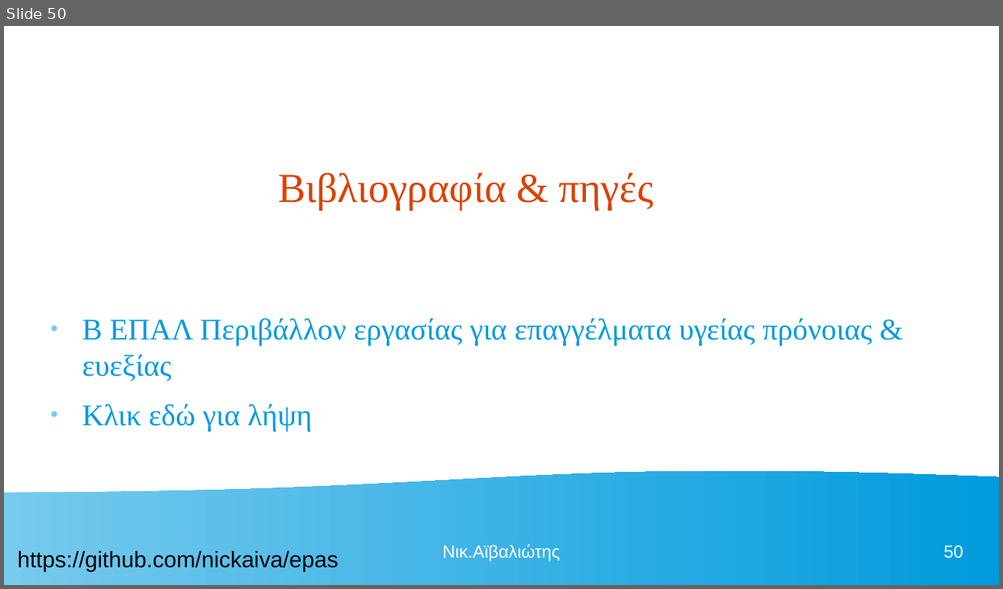
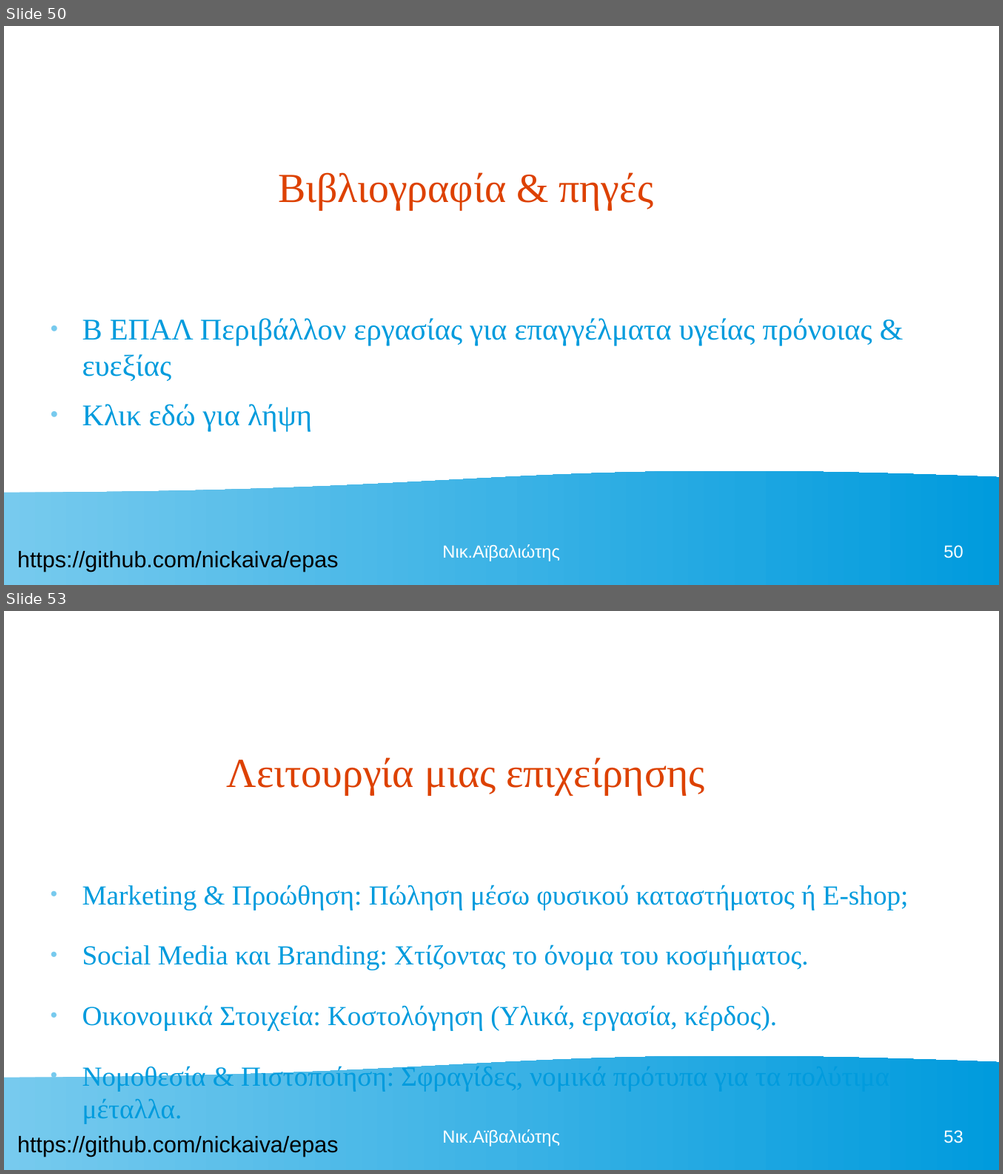
Before and after one commit to nickaiva/epas, a slide deck: ΠΕΡΙΒΑΛΛΟΝ ΕΡΓΑΣΙΑΣ.odp. Shown one above the other, each under a label of ours: slide 50 before the commit, slides 50 and 53 after it; the slides between them are not shown. The pictures are 1003x589 and 1003x1174 pixels, drawn with LibreOffice and Linux fonts; fonts in the diff are those of the drawing. Boxes give left, top, right and bottom in pixels: in the first picture for what was removed or moved away, otherwise in the second. Text is boxed around its words. In the diff, an @@ line names an element or a change of style, - is before the commit and + after.

```diff
--- a/ΠΕΡΙΒΑΛΛΟΝ ΕΡΓΑΣΙΑΣ.odp
+++ b/ΠΕΡΙΒΑΛΛΟΝ ΕΡΓΑΣΙΑΣ.odp
@@ slide 53 added at (4,611,999,1170), background #FFFFFF; not listed: 2 template elements that a slide beside it also shows @@
@@ title added at (227,758,704,795), 33 pt, text #DD4100 @@
+Λειτουργία μιας επιχείρησης
@@ text added at (82,885,908,1125), 22 pt, text #009BDD @@
+● Marketing & Προώθηση: Πώληση μέσω φυσικού καταστήματος ή E-shop;
+● Social Media και Branding: Χτίζοντας το όνομα του κοσμήματος.
+● Οικονομικά Στοιχεία: Κοστολόγηση (Υλικά, εργασία, κέρδος).
+● Νομοθεσία & Πιστοποίηση: Σφραγίδες, νομικά πρότυπα για τα πολύτιμα μέταλλα.
@@ text added at (442,1130,560,1147), 14 pt, text #FFFFFF @@
+Νικ.Αϊβαλιώτης
@@ page number added at (943,1130,962,1144), 14 pt, text #FFFFFF @@
+53
```
Also in this commit, not shown: 6 other slides added, 2 other files.
